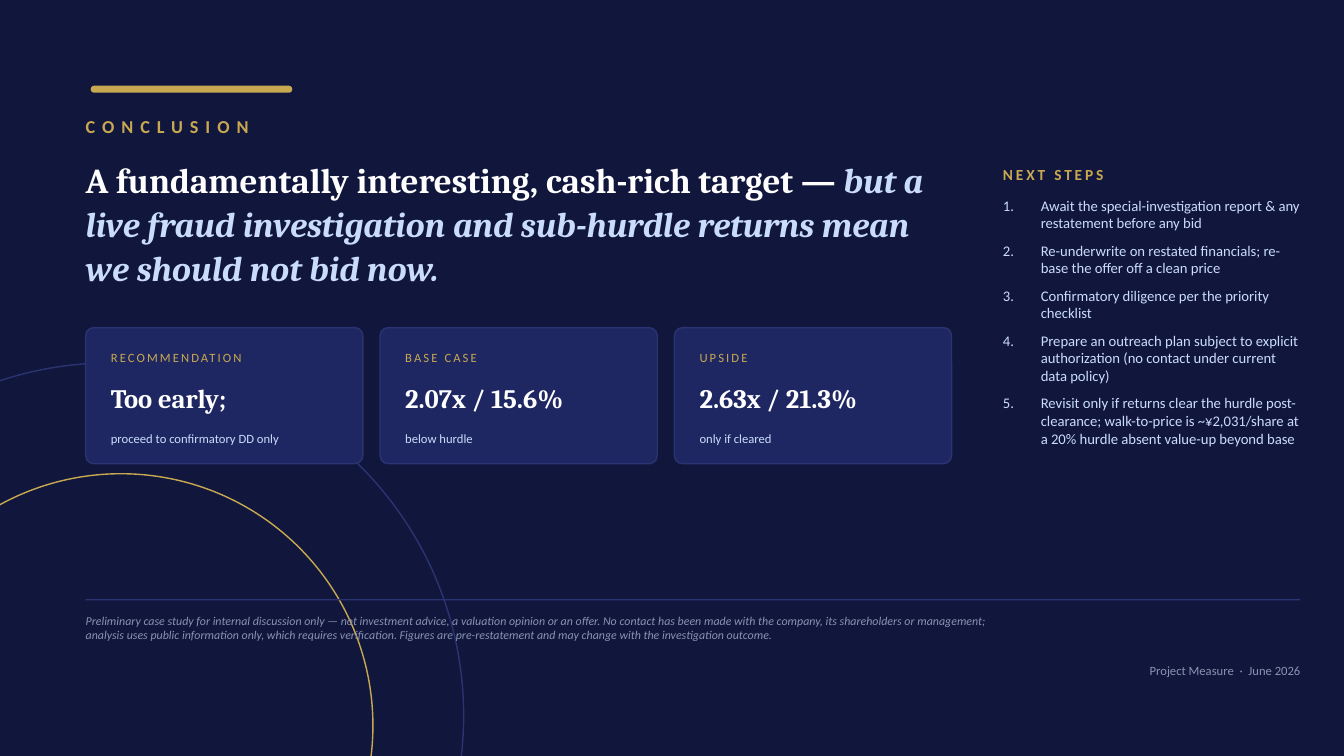
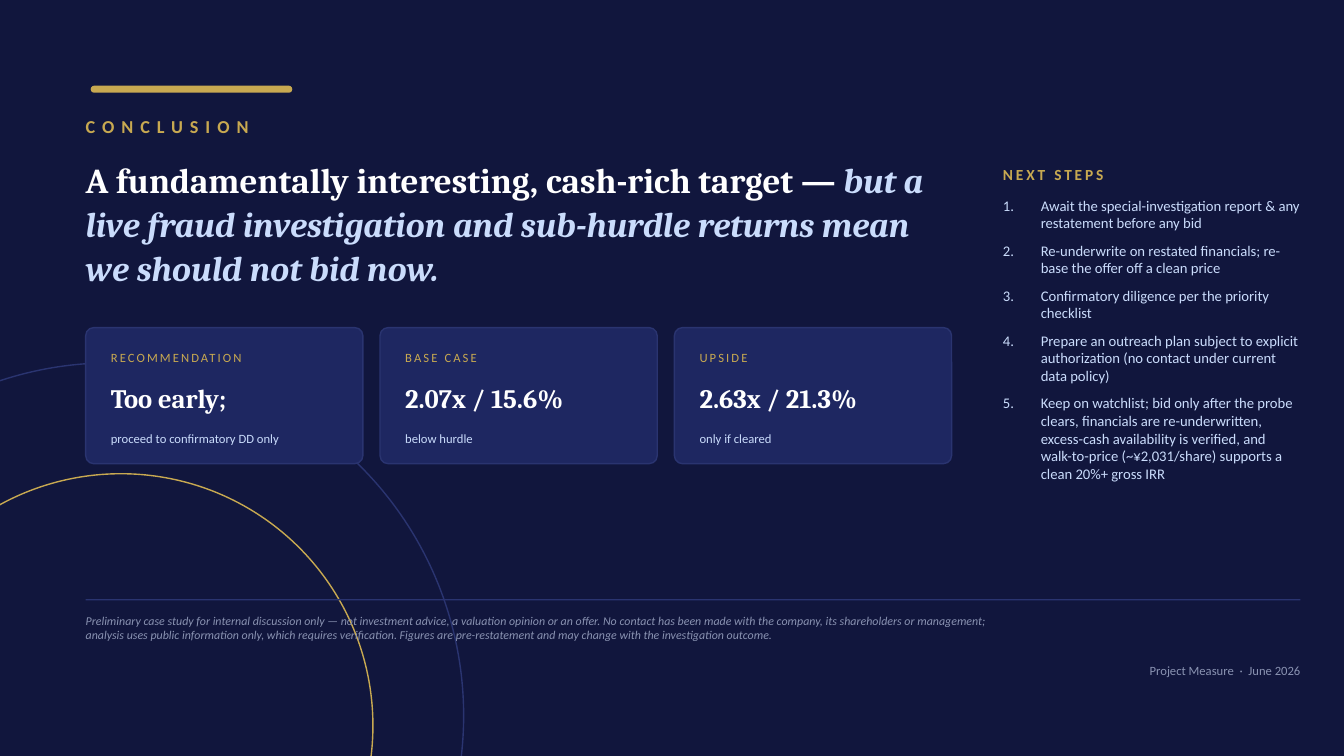
Before and after one commit to ankimo1210/projects, a slide deck: slide 19 of aisan_lbo_case/docs/AISAN_4667_Take_Private_Case_Study.pptx (slide 18 before the commit). Drawn at 1344x756 pixels with LibreOffice and Linux fonts; fonts in the diff are those of the drawing. Boxes give left, top, right and bottom in pixels: in the first picture for what was removed or moved away, otherwise in the second. Text is boxed around its words. In the diff, an @@ line names an element or a change of style, - is before the commit and + after.

```diff
--- a/aisan_lbo_case/docs/AISAN_4667_Take_Private_Case_Study.pptx
+++ b/aisan_lbo_case/docs/AISAN_4667_Take_Private_Case_Study.pptx
@@ text at [1041, 398, 1292, 482]: text changed @@
-5. Revisit only if returns clear the hurdle post-clearance; walk-to-price is ~¥2,031/share at a 20% hurdle absent value-up beyond base
+5. Keep on watchlist; bid only after the probe clears, financials are re-underwritten, excess-cash availability is verified, and walk-to-price (~¥2,031/share) supports a clean 20%+ gross IRR
```
Also in this commit, not shown: 8 other slides changed, 1 slide added, 4 other files.
